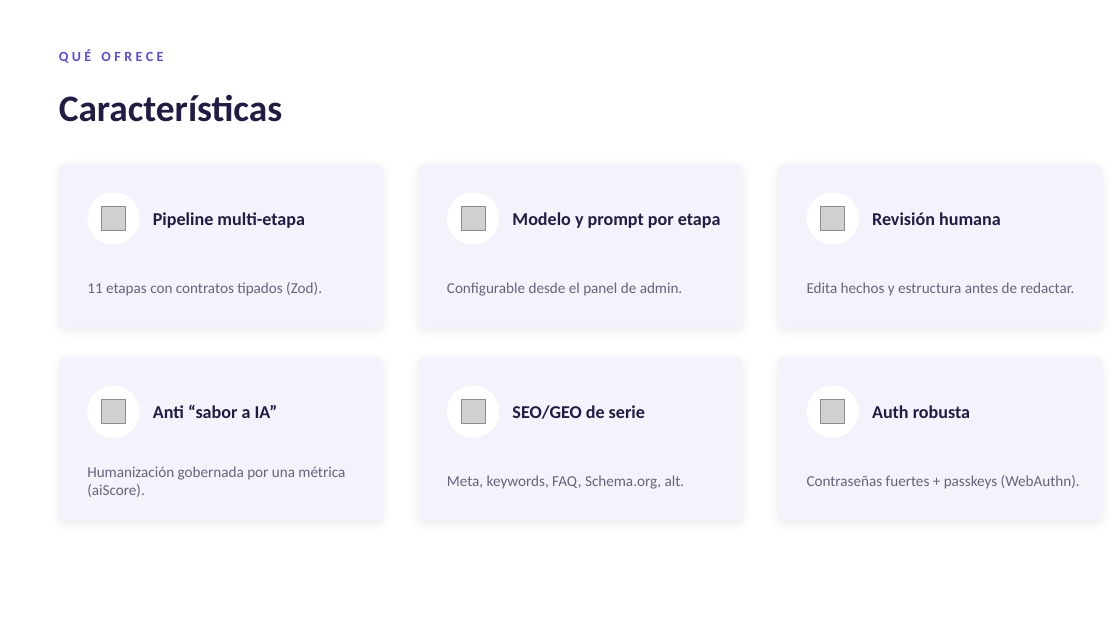
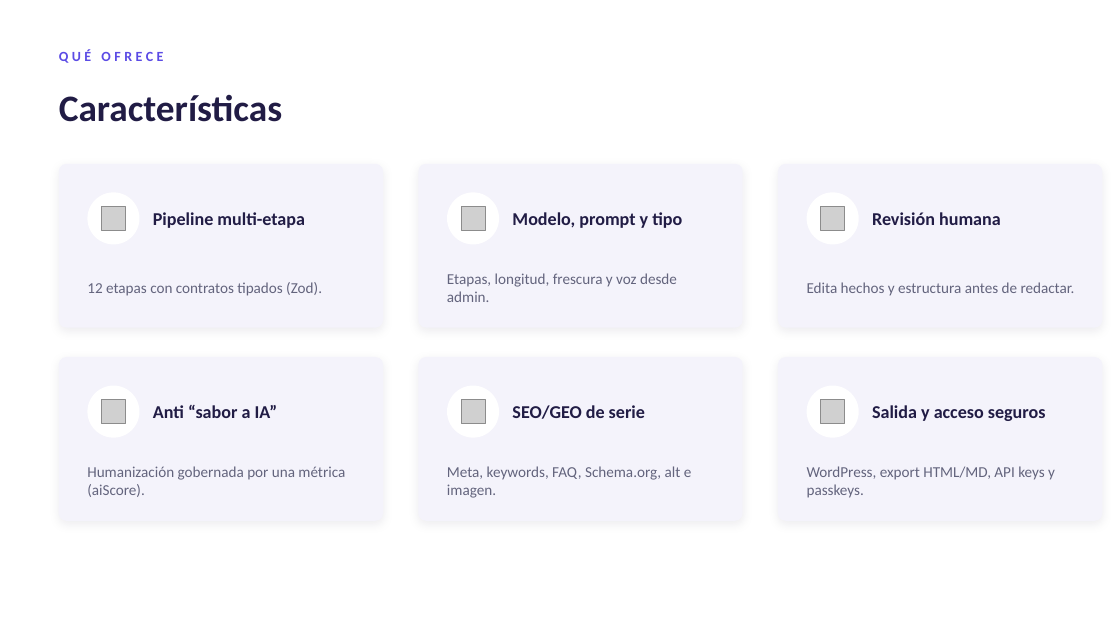
Before and after one commit to ruvelro/TFG_MasterIA_PostIA, a slide deck: slide 5 of docs/presentacion-postia.pptx. Drawn at 1120x630 pixels with LibreOffice and Linux fonts; fonts in the diff are those of the drawing; grey boxes stand for pictures. Boxes give left, top, right and bottom in pixels: in the first picture for what was removed or moved away, otherwise in the second. Text is boxed around its words. In the diff, an @@ line names an element or a change of style, - is before the commit and + after.

```diff
--- a/docs/presentacion-postia.pptx
+++ b/docs/presentacion-postia.pptx
@@ text at (512, 212, 682, 228): text changed @@
-Modelo y prompt por etapa
+Modelo, prompt y tipo
@@ text at (87, 282, 322, 296): text changed @@
-11 etapas con contratos tipados (Zod).
+12 etapas con contratos tipados (Zod).
@@ text at (447, 273, 677, 302): text changed @@
-Configurable desde el panel de admin.
+Etapas, longitud, frescura y voz desde admin.
@@ text at (872, 405, 1046, 421): text changed @@
-Auth robusta
+Salida y acceso seguros
@@ text at (447, 466, 692, 498): text changed @@
-Meta, keywords, FAQ, Schema.org, alt.
+Meta, keywords, FAQ, Schema.org, alt e imagen.
@@ text at (807, 466, 1055, 498): text changed @@
-Contraseñas fuertes + passkeys (WebAuthn).
+WordPress, export HTML/MD, API keys y passkeys.
```
Also in this commit, not shown: 5 other slides changed, 12 other files.
